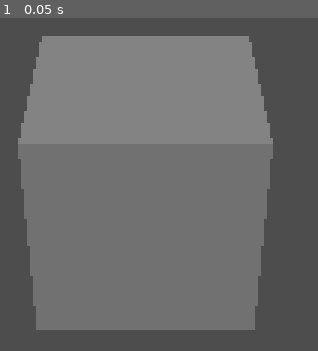
Above: before the commit, frame 1.
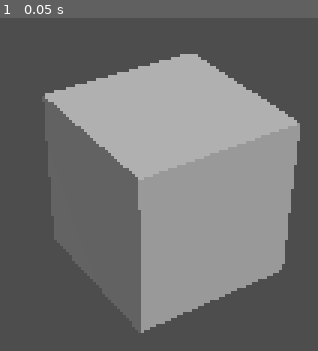
Above: after the commit, the same moment.

Repository: fwsmit/tooth-removal
Game: Godot game, scene res://main.tscn
Two runs of this game, one before a commit and one after it. Both use one fixed random seed, a clock stepped at 60 frames per second and the inputs below.
Inputs:
- Up to frame 1 (0.05 s): no input

The runs differ from the first frame. In frame 1, 58% of the frame differs, in the area x 5-95%, y 5-95%.

Commit message:
Tweak main scene

Diff:
--- a/src/main.tscn
+++ b/src/main.tscn
@@ -3,10 +3,10 @@
 [node name="Node3D" type="Node3D"]
 
 [node name="Camera3D" type="Camera3D" parent="."]
-transform = Transform3D(1, 0, 0, 0, 0.797363, 0.6035, 0, -0.6035, 0.797363, 0, 2.30278, 3.45288)
+transform = Transform3D(0.843391, 0.32426, -0.428423, 0, 0.797363, 0.6035, 0.5373, -0.508987, 0.672489, -2.34647, 2.82131, 3.45288)
 
 [node name="CSGBox3D" type="CSGBox3D" parent="."]
 
 [node name="DirectionalLight3D" type="DirectionalLight3D" parent="."]
-transform = Transform3D(0.939352, 0.270536, -0.210781, 0, 0.614602, 0.788837, 0.342955, -0.740996, 0.577327, -7.17107, 6.2434, 2.08942)
-sky_mode = 1
+transform = Transform3D(0.939352, 0.270536, -0.210781, 0, 0.614602, 0.788837, 0.342955, -0.740996, 0.577327, -7.39606, 5.13621, 2.08942)
+light_energy = 1.914
